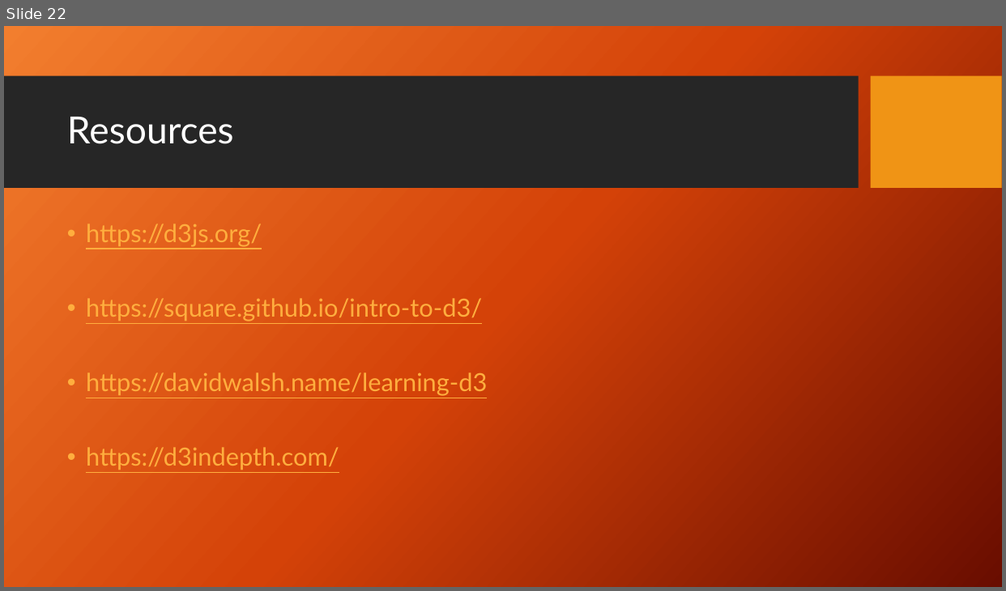
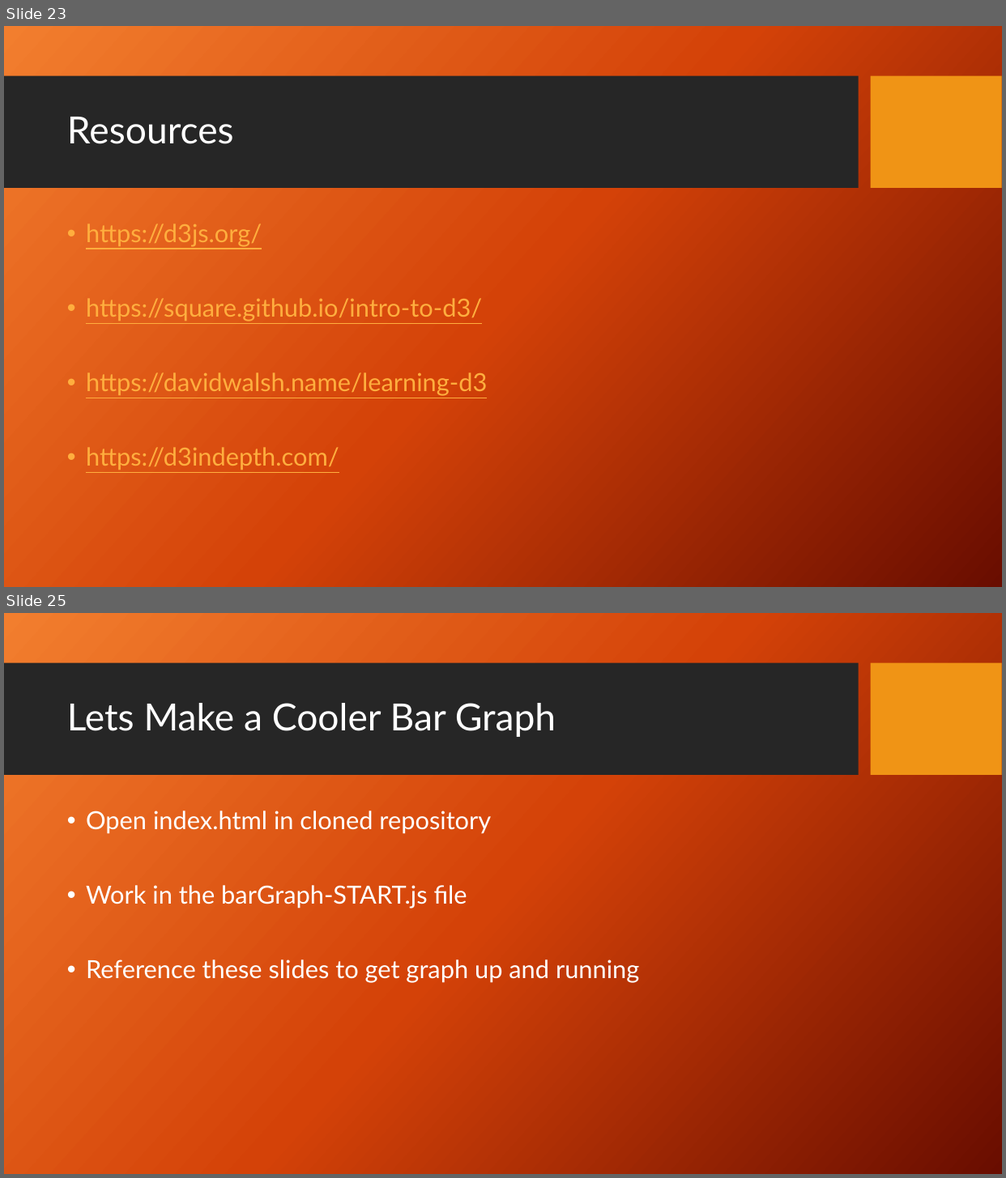
Before and after one commit to alexrogers823/alpharetta-js-d3-presentation, a slide deck: Intro to D3 Presentation.pptx. Shown one above the other, each under a label of ours: slide 22 before the commit, slides 23 and 25 after it; the slides between them are not shown. The pictures are 1006x591 and 1006x1178 pixels, drawn with LibreOffice and Linux fonts; fonts in the diff are those of the drawing; background and template pictures are left out. Boxes give left, top, right and bottom in pixels: in the first picture for what was removed or moved away, otherwise in the second. Text is boxed around its words. In the diff, an @@ line names an element or a change of style, - is before the commit and + after.

Commit message:
Moved clone repo to beginning of slide

```diff
--- a/Intro to D3 Presentation.pptx
+++ b/Intro to D3 Presentation.pptx
@@ slide 25 added at (4,613,1002,1174), background picture (left out); not listed: 2 template elements that a slide beside it also shows @@
@@ title added at (67,703,556,737), 36 pt, text #FFFFFF @@
+Lets Make a Cooler Bar Graph
@@ text added at (86,811,639,983), 24 pt, text #FFFFFF @@
+• Open index.html in cloned repository
+• Work in the barGraph-START.js file
+• Reference these slides to get graph up and running
@@ what was slide 22 is now slide 23 @@
```
Also in this commit, not shown: 2 slides changed, 1 other slide added, 1 slide removed.
